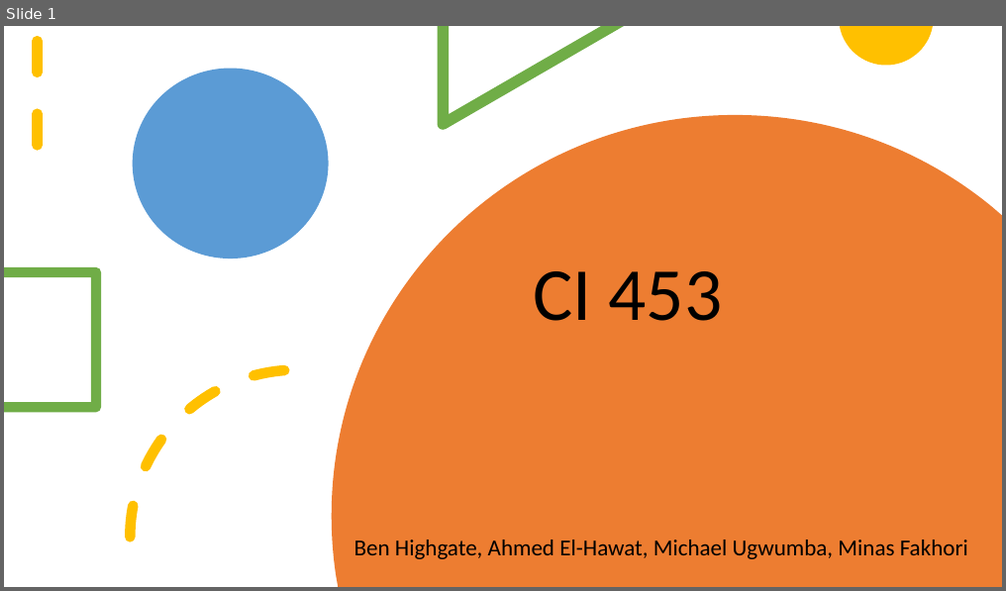
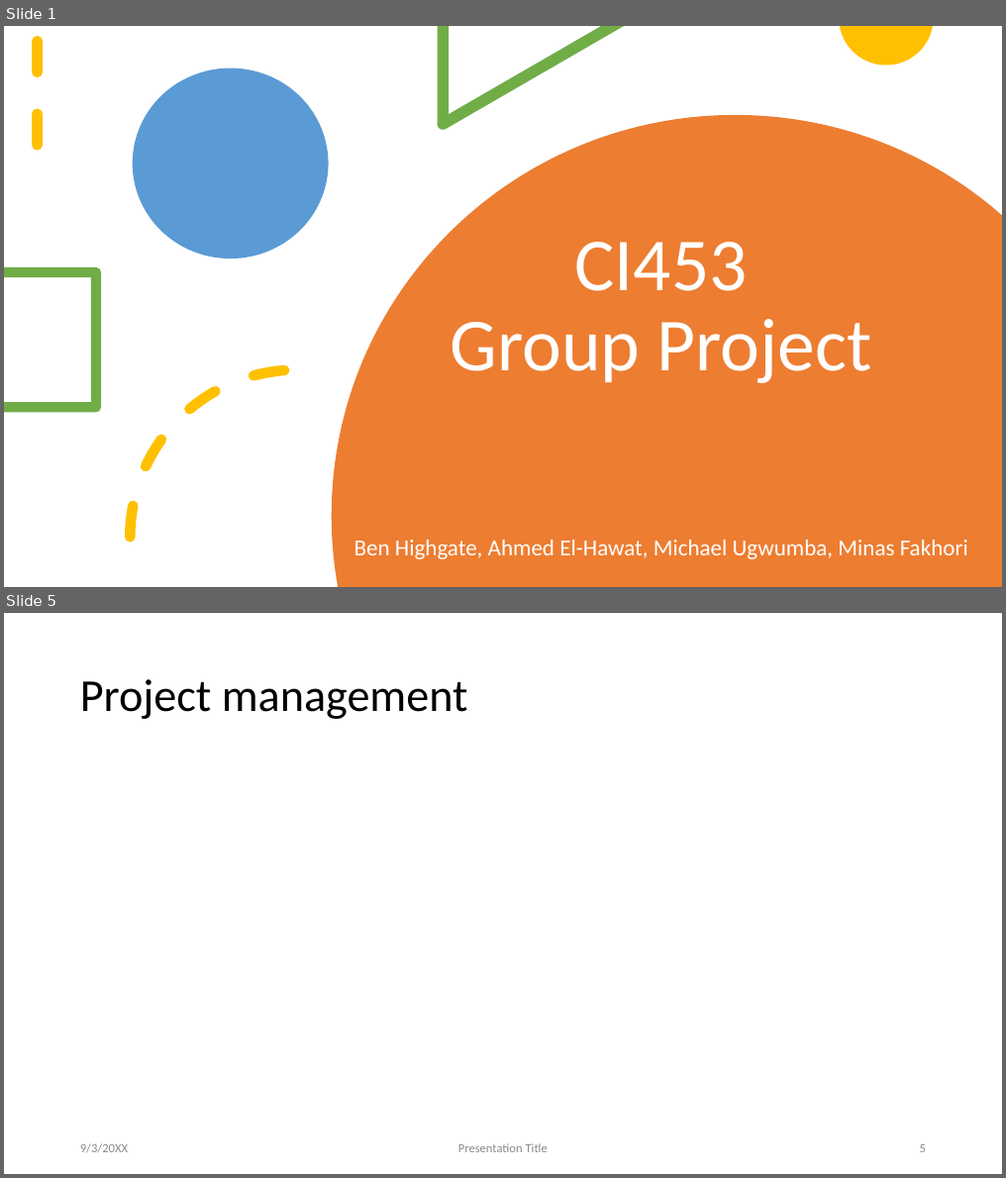
Before and after one commit to MinasFakhori/First-year-group-project, a slide deck: Presentation/pres.pptx. Shown one above the other, each under a label of ours: slide 1 before the commit, slides 1 and 5 after it; the slides between them are not shown. The pictures are 1006x591 and 1006x1178 pixels, drawn with LibreOffice and Linux fonts; fonts in the diff are those of the drawing. Boxes give left, top, right and bottom in pixels: in the first picture for what was removed or moved away, otherwise in the second. Text is boxed around its words. In the diff, an @@ line names an element or a change of style, - is before the commit and + after.

```diff
--- a/Presentation/pres.pptx
+++ b/Presentation/pres.pptx
@@ slide 5 added at box(4, 613, 1002, 1174), background #FFFFFF @@
@@ title added at box(80, 679, 468, 719), 44 pt, text #000000 @@
+Project management
@@ text added at box(80, 1144, 128, 1154), 12 pt, text #8C8C8C @@
+9/3/20XX
@@ text added at box(458, 1144, 548, 1153), 12 pt, text #8C8C8C @@
+Presentation Title
@@ page number added at box(920, 1145, 926, 1153), 12 pt, text #8C8C8C @@
+5
@@ slide 1 changed as well @@
@@ title at box(450, 242, 872, 383): text changed; text colour #000000 to #FFFFFF @@
-CI 453
+CI453
+Group Project
@@ subtitle "Ben Highgate, Ahmed El-Hawat, Michael ..." at box(354, 540, 968, 560): text colour #000000 to #FFFFFF @@
```
Also in this commit, not shown: 6 other slides changed, 3 other slides added, 2 slides removed.
